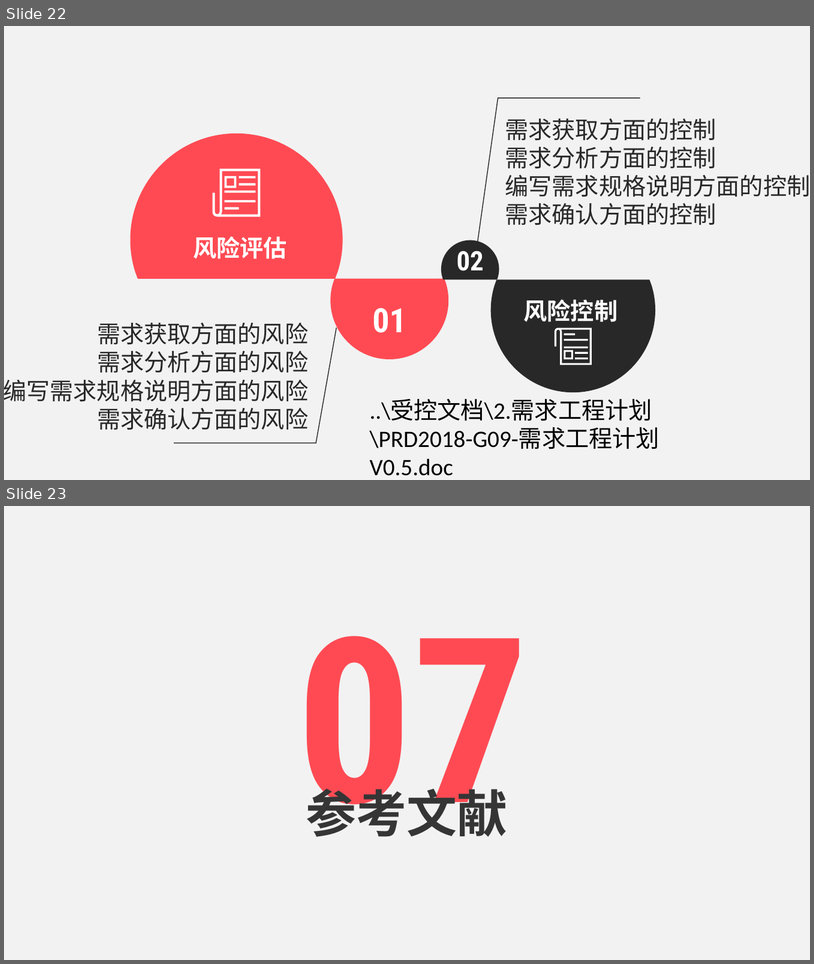
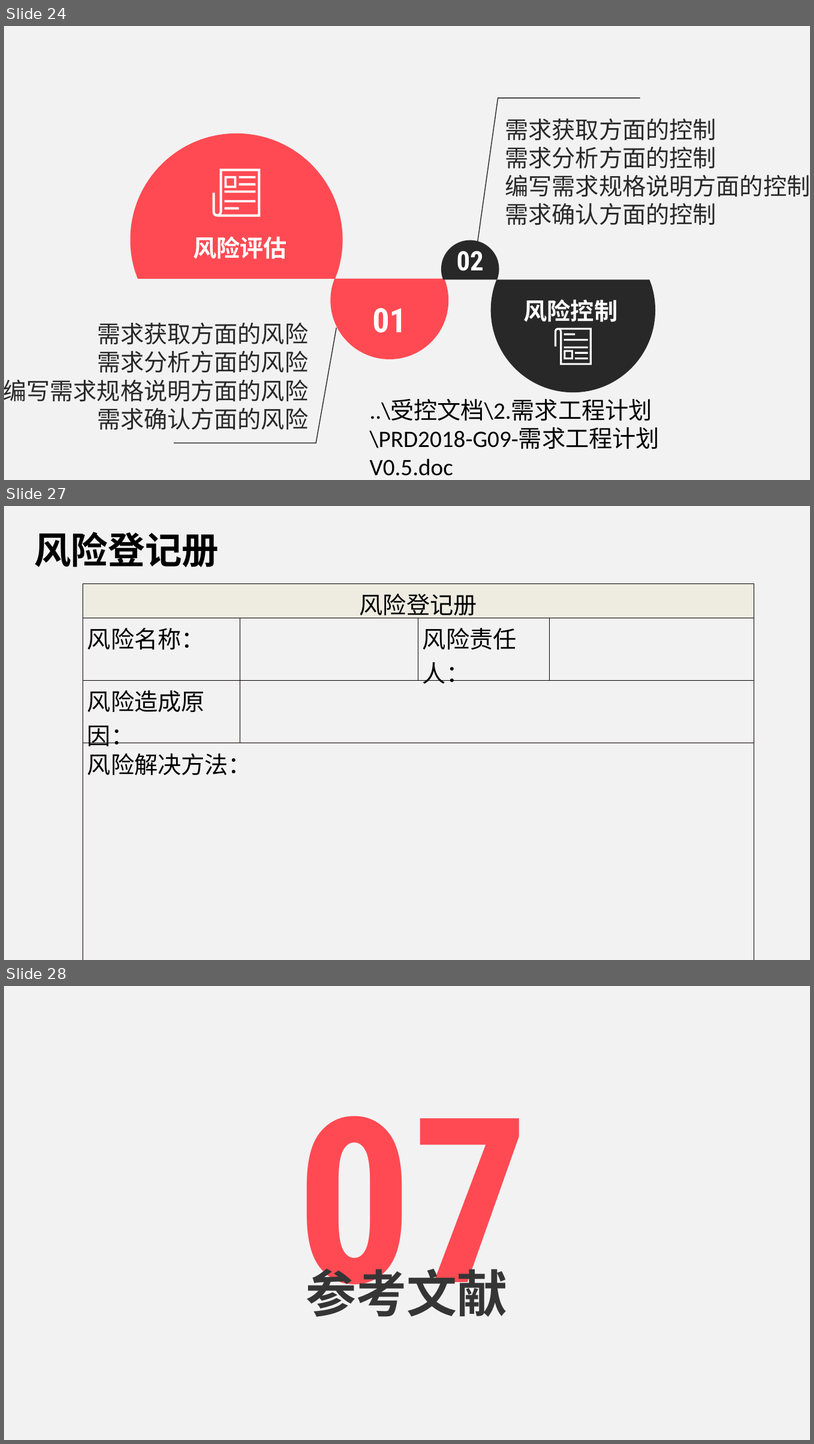
Before and after one commit to PRD2018-G09/Educational-Website, a slide deck: 受控文档/2.需求工程计划/PRD2018-G09-需求工程计划PPT.ppt. Shown one above the other, each under a label of ours: slides 22 and 23 before the commit, slides 24, 27 and 28 after it; the slides between them are not shown. The pictures are 814x964 and 814x1444 pixels, drawn with LibreOffice and Linux fonts; fonts in the diff are those of the drawing. Boxes give left, top, right and bottom in pixels: in the first picture for what was removed or moved away, otherwise in the second. Text is boxed around its words. In the diff, an @@ line names an element or a change of style, - is before the commit and + after.

```diff
--- a/受控文档/2.需求工程计划/PRD2018-G09-需求工程计划PPT.ppt
+++ b/受控文档/2.需求工程计划/PRD2018-G09-需求工程计划PPT.ppt
@@ slide 27 added at <box>4,506,810,960</box>, background #F2F2F2 @@
@@ text added at <box>34,532,219,567</box>, 44 pt, text #000000, bold @@
+风险登记册
@@ table added at <box>83,583,753,951</box>, 4 rows, 4 columns @@
+风险登记册 |  |  | 
+风险名称： |  | 风险责任人： | 
+风险造成原因： |  |  | 
+风险解决方法： / 项目经理： |  |  | 
@@ what was slide 22 is now slide 24 @@
@@ what was slide 23 is now slide 28 @@
```
Also in this commit, not shown: 2 slides changed, 4 other slides added.
